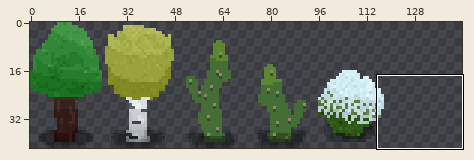
Sprite sheet -- ProjectBueno-Release/Content/trees.png. Above, an overview of the earlier version with the close-up marked.
Close-up. Before the commit:
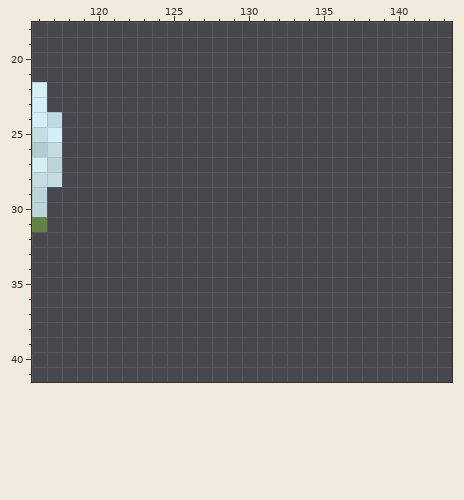
The file is 144x42 pixels. Pixels under 10% opacity are left out. Colours within 5 levels of each other are drawn and written as one. Shown: x 116..143, y 18..41.
Once edited:
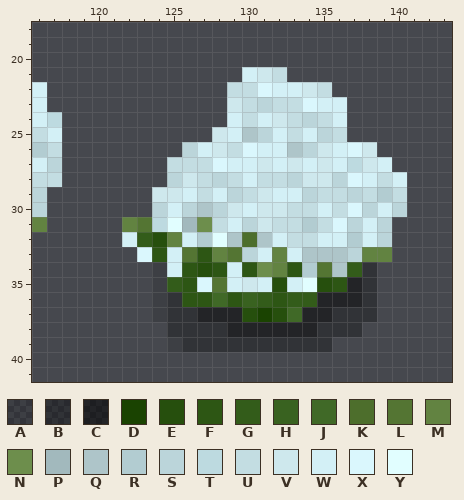
Palette (. is transparent): A #00000020  B #0000004b  C #00000080  D #1a4301  E #264f0d  F #2d5614  G #335c1a  H #396220  J #406927  K #4d6e2c  L #547533  M #628341  N #6d8e4c  P #a2b9bd  Q #aec5c9  R #b2ccd1  S #bbd5da  T #bddae0  U #c3dde2  V #cee8ed  W #d3f0f6  X #daf7fd  Y #e1feff
Diff:
y 21: x 130..132 ... -> WVU
y 22: x 129..135 ....... -> UUXWWVU
y 23: x 129..136 ........ -> VUSUUXWW
y 24: x 129..136 ........ -> WUWVUSUW
y 25: x 128..136 ......... -> VWQSWUWSU
y 26: x 126..138 ............. -> SWVUXWWQSVWXV
y 27: x 125..139 ............... -> UUUXWWVWVWVWTVW
y 28: x 125..140 ................ -> SVUSUWUUSVVSXWUW
y 29: x 124..140 ................. -> VVWUWSUVWWSUUSURU
y 30: x 124..140 ................. -> SWSQSVWVVUUWUXSWS
y 31: x 122..139 .................. -> MLTYPNUWSVUURUXSWS
y 32: x 122..139 .................. -> WGEMWRYQKQWUUWWRWS
y 33: x 123..139 ................. -> XFWLFMLSWMWQQQSMM
y 34: x 124..138 ............... -> AWFEFWFNMFRLQGB
y 35: x 124..138 ............... -> AGFXLWVWEWYEFCB
y 36: x 124..138 ............... -> ABFFJFHGFGGCCCB
y 37: x 124..138 ............... -> ABBCCCEDEJCCBBB
y 38: x 125..137 ............. -> BBBBCCCCCCBBB
y 39: x 125..135 ........... -> ABBBBBBBBBB
Pixel boxes of the changes (left, top, right, bottom) in both close-ups:
added: (122, 67, 407, 352)
